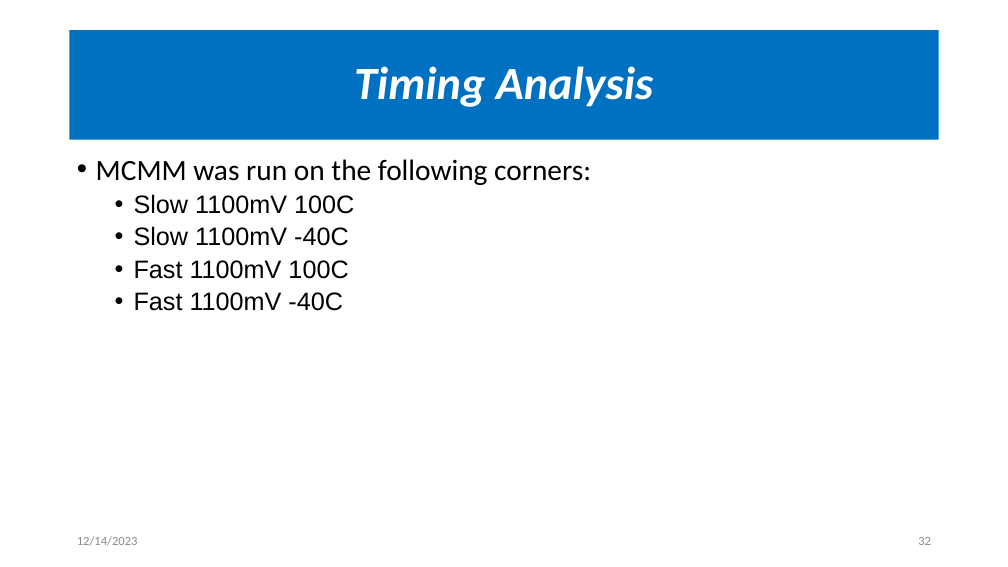
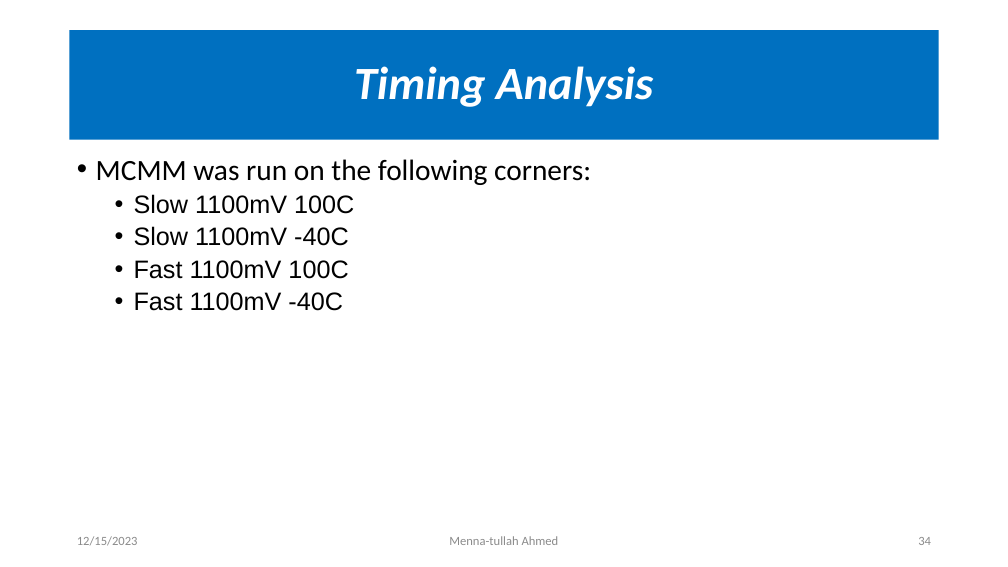
Before and after one commit to OmarAmer01/DCSK, a slide deck: slide 34 of docs/Presentation/main.pptx (slide 32 before the commit). Drawn at 1008x567 pixels with LibreOffice and Linux fonts; fonts in the diff are those of the drawing. Boxes give left, top, right and bottom in pixels: in the first picture for what was removed or moved away, otherwise in the second. Text is boxed around its words. In the diff, an @@ line names an element or a change of style, - is before the commit and + after.

```diff
--- a/docs/Presentation/main.pptx
+++ b/docs/Presentation/main.pptx
@@ text at bbox=[77, 536, 138, 546]: text changed @@
-12/14/2023
+12/15/2023
@@ text added at bbox=[449, 536, 559, 545], 12 pt, text #8C8C8C @@
+Menna-tullah Ahmed
@@ page number at bbox=[918, 537, 931, 545]: text changed @@
-32
+34
```
Also in this commit, not shown: 34 other slides changed, 4 slides added.
